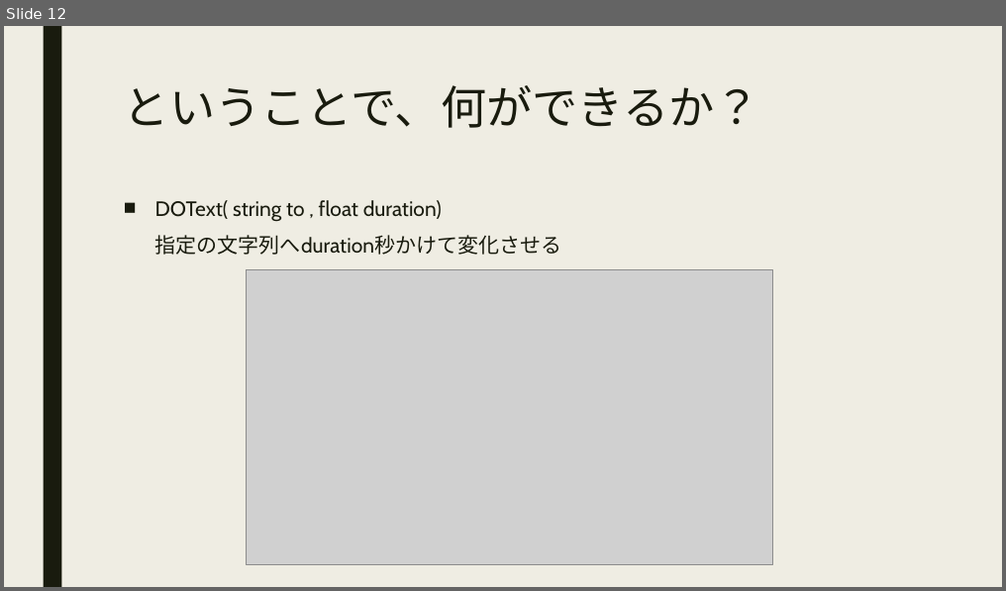
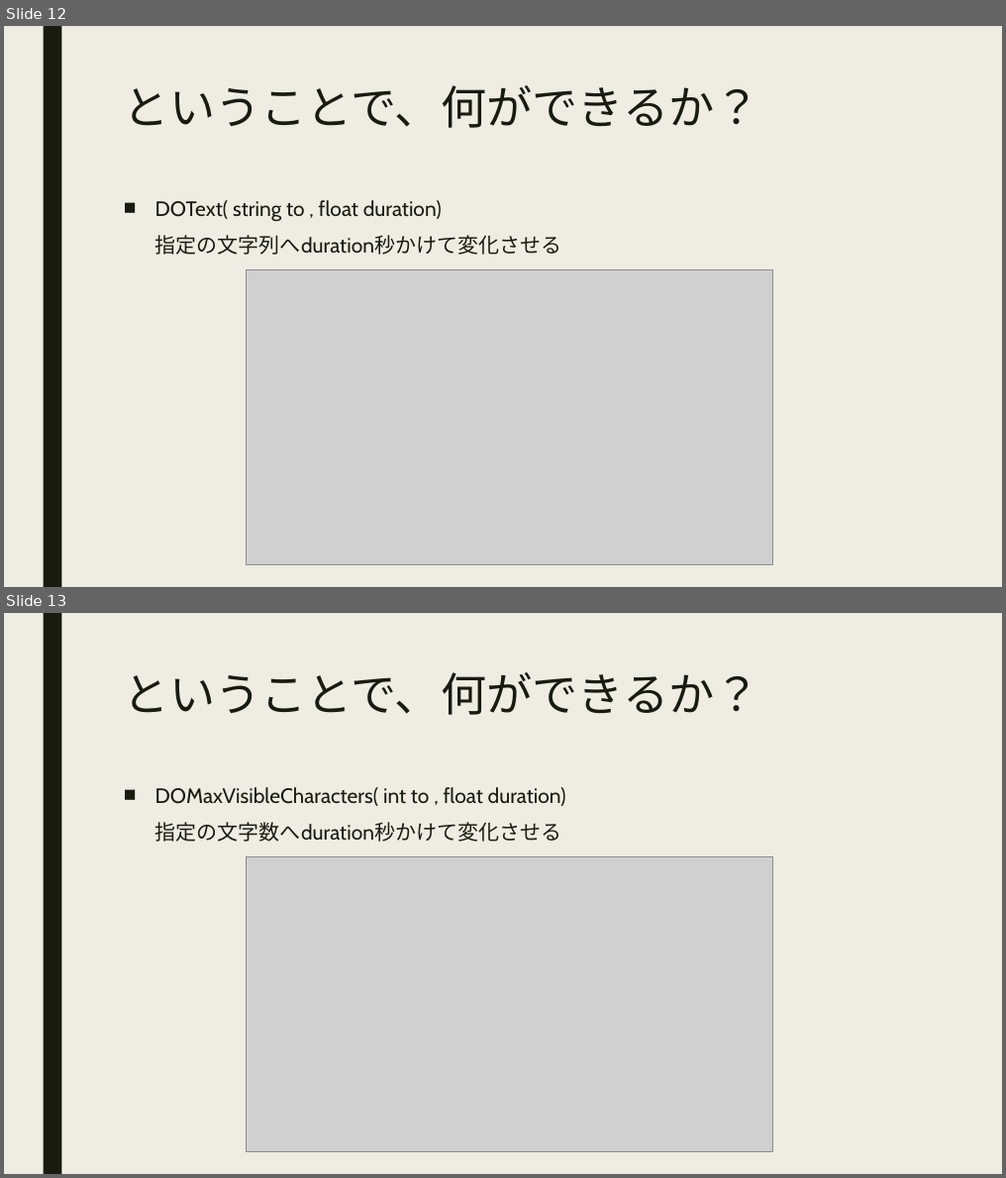
Before and after one commit to hopesnow/Study, a slide deck: RHStudy/Documents/TextMeshPro_r-hatase.pptx. Shown one above the other, each under a label of ours: slide 12 before the commit, slides 12 and 13 after it. The pictures are 1006x591 and 1006x1178 pixels, drawn with LibreOffice and Linux fonts; fonts in the diff are those of the drawing; grey boxes stand for pictures. Boxes give left, top, right and bottom in pixels: in the first picture for what was removed or moved away, otherwise in the second. Text is boxed around its words. In the diff, an @@ line names an element or a change of style, - is before the commit and + after.

```diff
--- a/RHStudy/Documents/TextMeshPro_r-hatase.pptx
+++ b/RHStudy/Documents/TextMeshPro_r-hatase.pptx
@@ slide 13 added at box(4, 613, 1002, 1174), background #EFEDE3; not listed: 1 template element that a slide beside it also shows @@
@@ title added at box(124, 672, 760, 715), 44 pt, text #191B0E @@
+ということで、何ができるか？
@@ text added at box(155, 787, 566, 842), 20 pt, text #191B0E @@
+■ DOMaxVisibleCharacters( int to , float duration)
+  指定の文字数へduration秒かけて変化させる
@@ picture added at box(246, 858, 773, 1152) @@
```
Also in this commit, not shown: 2 other slides added, 1 slide removed.
